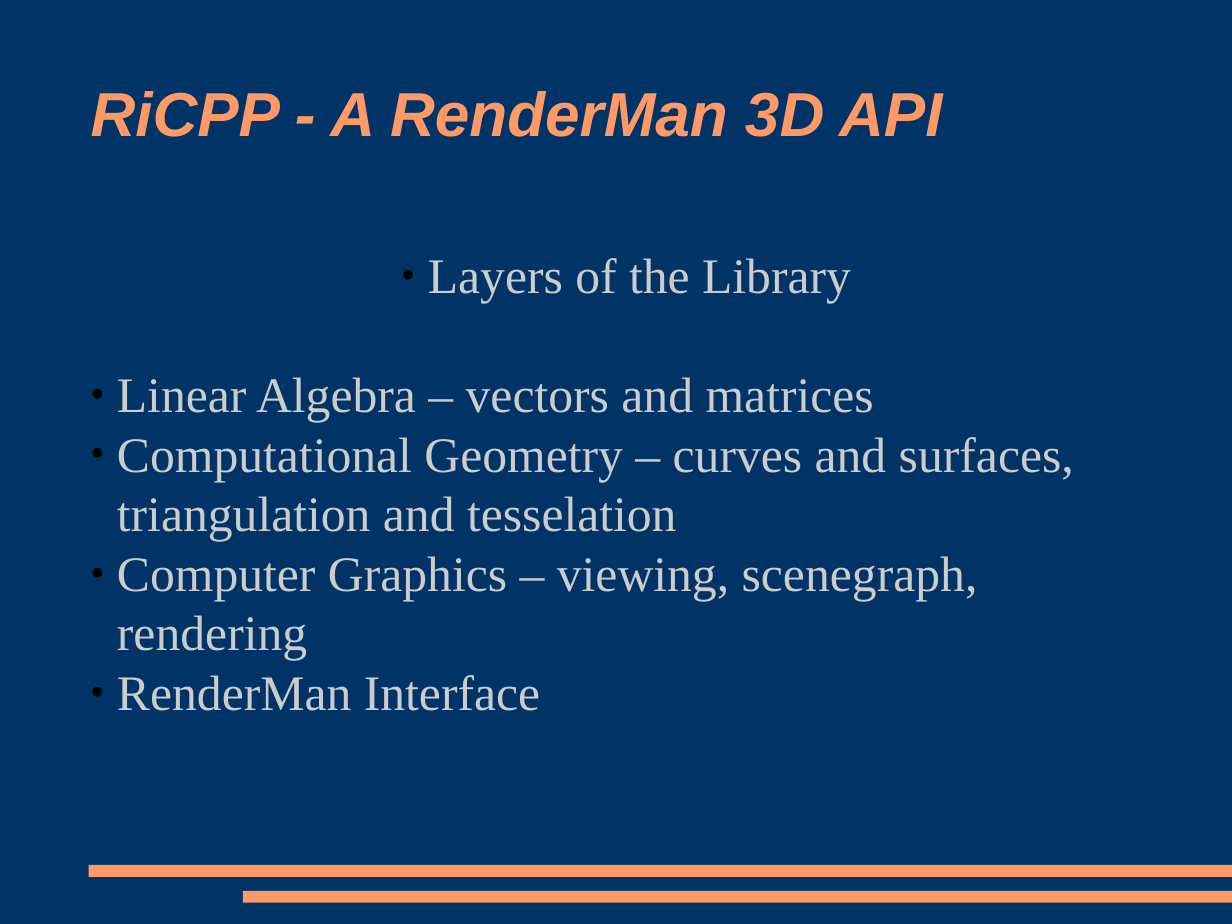
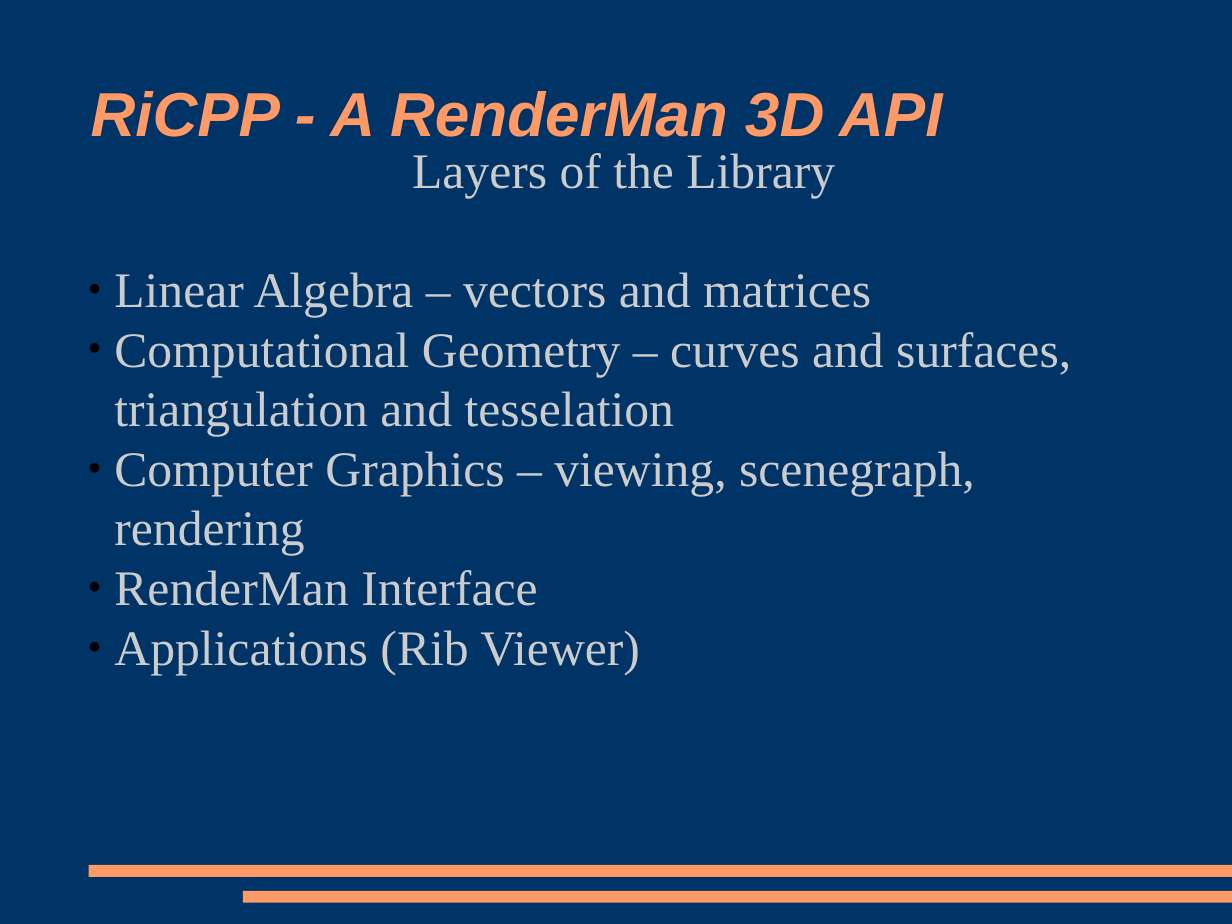
Before and after one commit to s-cherepanov/ricpp, a slide deck: slide 3 of ricpp2/Documentation/Overview.odp. Drawn at 1232x924 pixels with LibreOffice and Linux fonts; fonts in the diff are those of the drawing. Boxes give left, top, right and bottom in pixels: in the first picture for what was removed or moved away, otherwise in the second. Text is boxed around its words. In the diff, an @@ line names an element or a change of style, - is before the commit and + after.

```diff
--- a/ricpp2/Documentation/Overview.odp
+++ b/ricpp2/Documentation/Overview.odp
@@ subtitle "Layers of the Library": place and size @@
-subtitle "Layers of the Library" at (117,258,1074,711)
+subtitle "Layers of the Library" at (114,153,1071,675)
@@ subtitle at (412,153,835,198): bullet ● to none @@
@@ subtitle at (114,630,640,675): paragraph added @@
+● Applications (Rib Viewer)
```
Also in this commit, not shown: 1 other slide changed, 18 other files.
